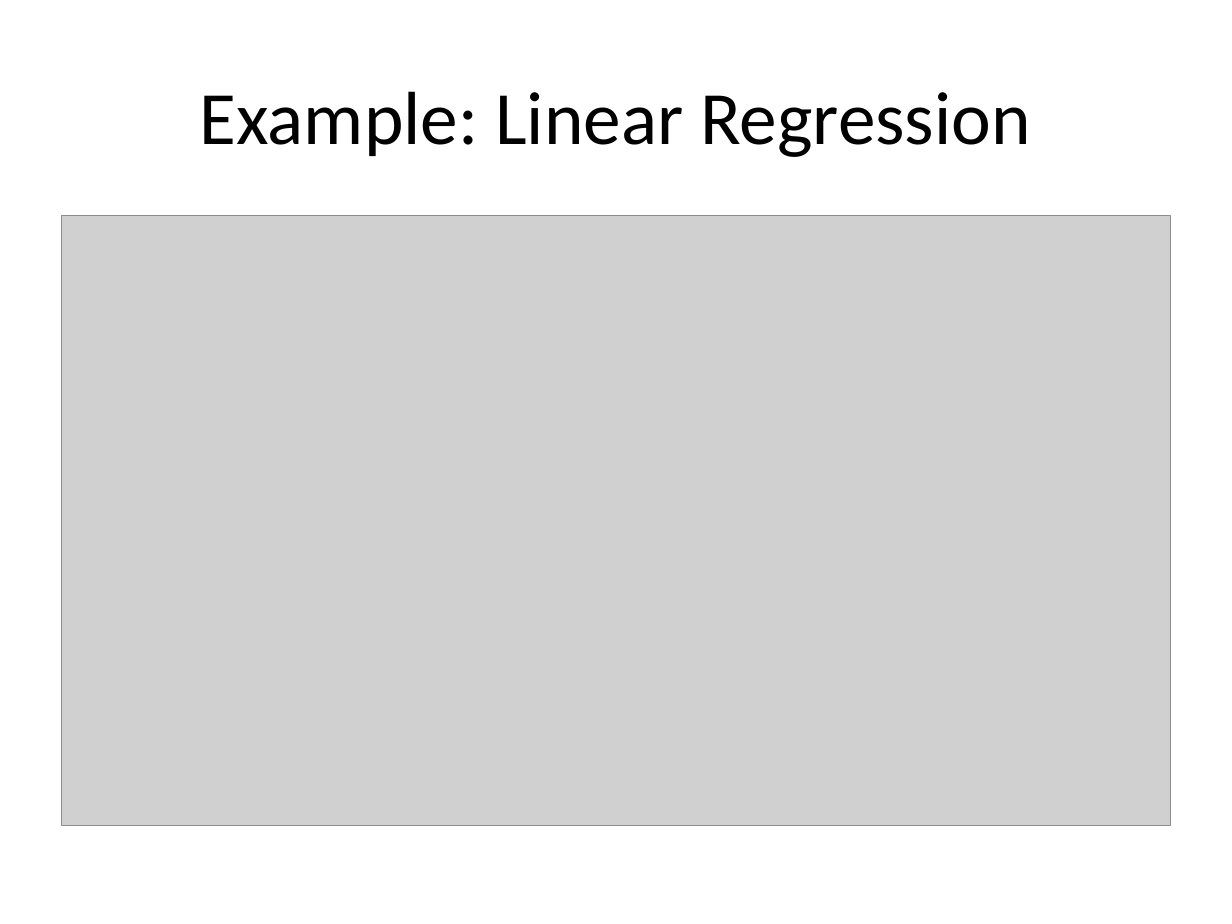
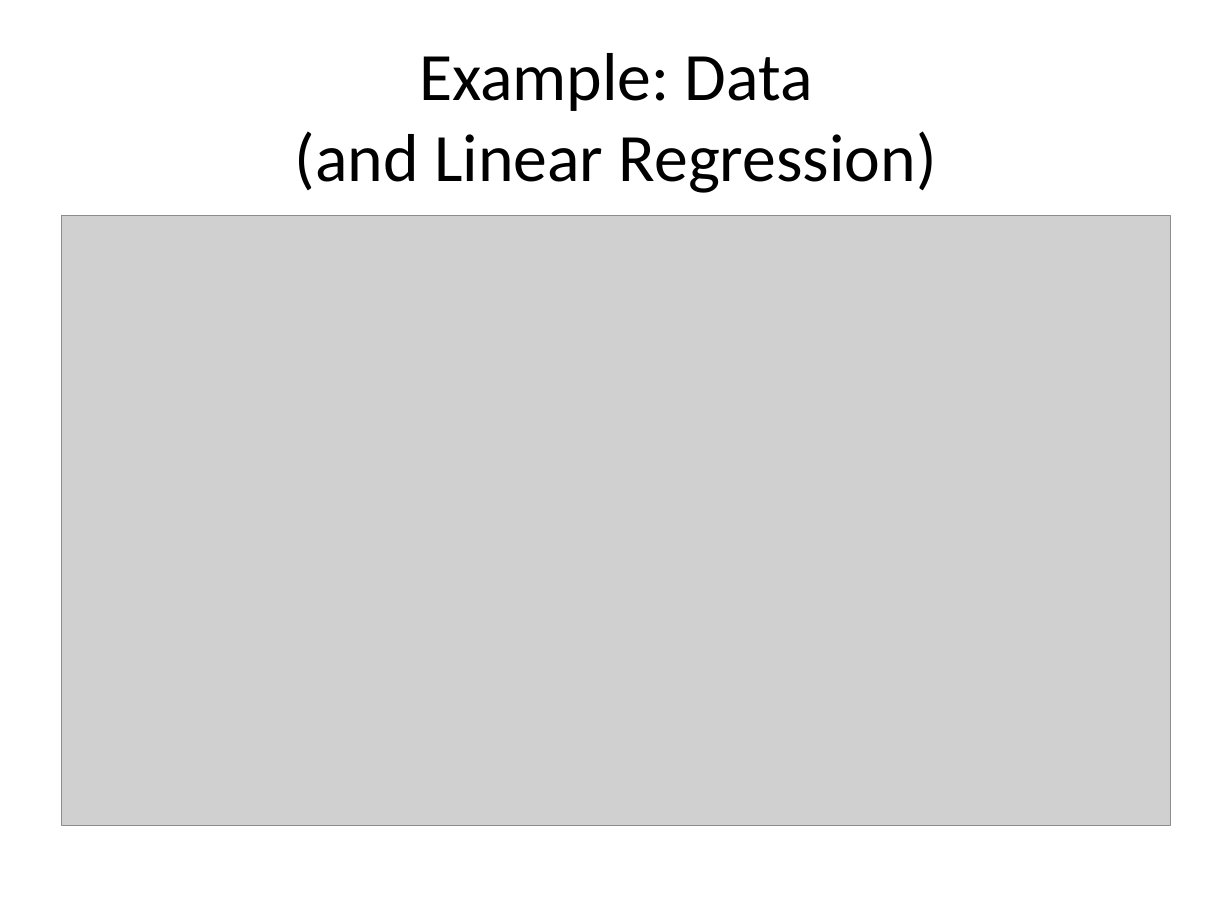
Before and after one commit to IQSS/Zelig4-Documentation, a slide deck: slide 7 of January-Class/Zelig4_zelig2.pptx (slide 6 before the commit). Drawn at 1232x924 pixels with LibreOffice and Linux fonts; fonts in the diff are those of the drawing; grey boxes stand for pictures. Boxes give left, top, right and bottom in pixels: in the first picture for what was removed or moved away, otherwise in the second. Text is boxed around its words. In the diff, an @@ line names an element or a change of style, - is before the commit and + after.

Commit message:
Updating slides

```diff
--- a/January-Class/Zelig4_zelig2.pptx
+++ b/January-Class/Zelig4_zelig2.pptx
@@ title at [295, 53, 937, 193]: text changed; size 44 to 39.6 pt @@
-Example: Linear Regression
+Example: Data
+(and Linear Regression)
```
Also in this commit, not shown: 5 slides added, 1 other file.
